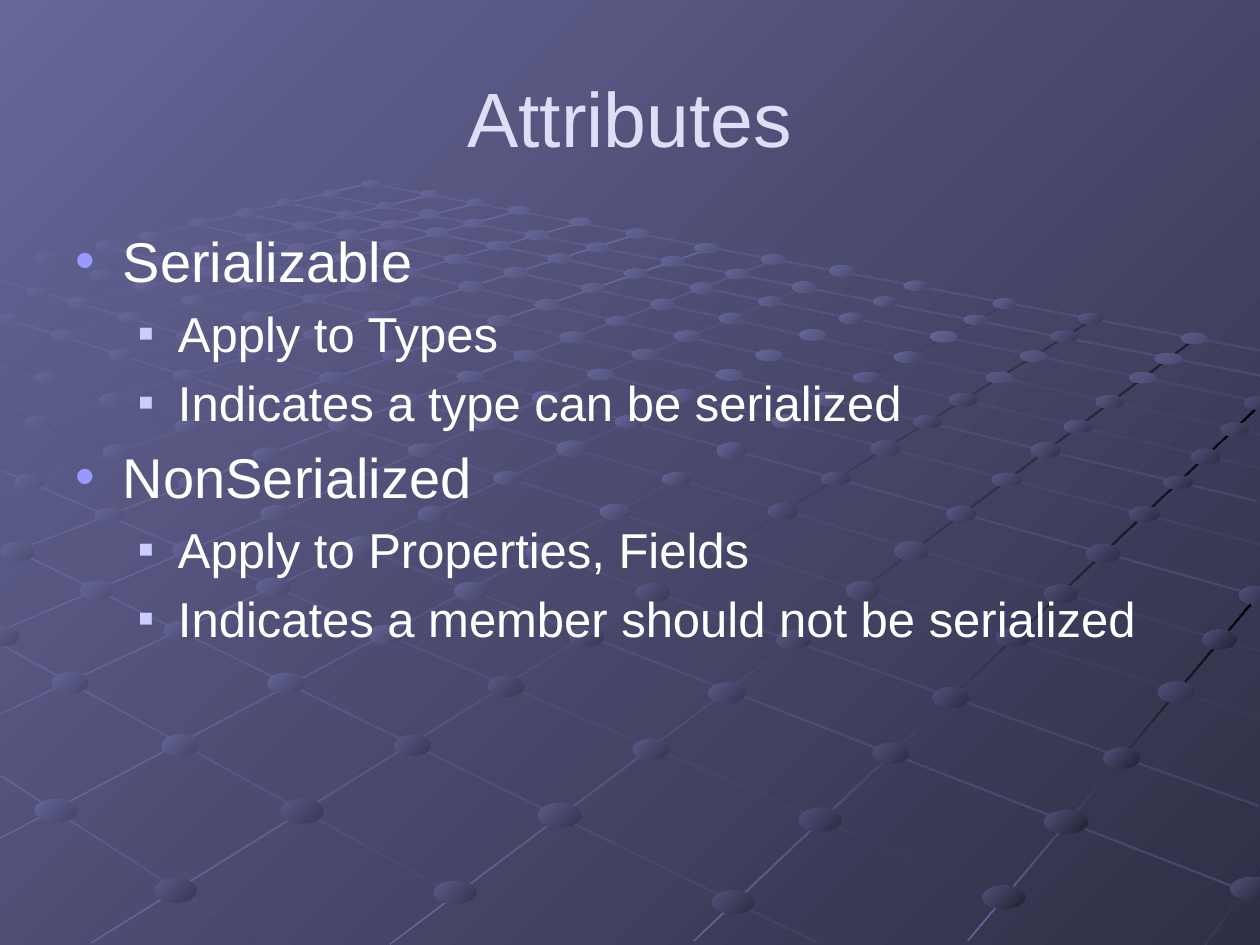
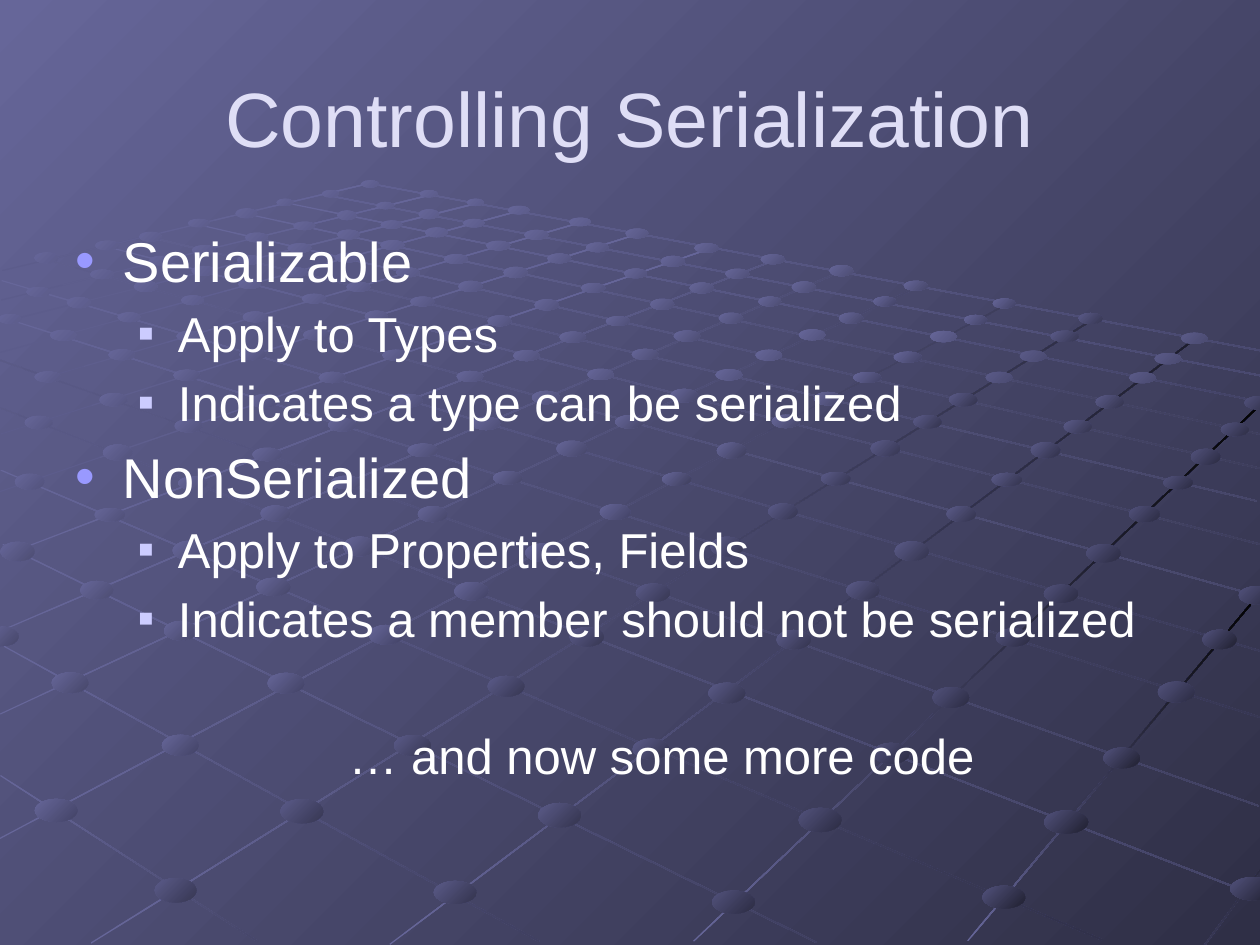
Before and after one commit to gregsohl/.NetSerialization-Presentation, a slide deck: slide 10 of .NET Serialization.pptx (slide 9 before the commit). Drawn at 1260x945 pixels with LibreOffice and Linux fonts; fonts in the diff are those of the drawing. Boxes give left, top, right and bottom in pixels: in the first picture for what was removed or moved away, otherwise in the second. Text is boxed around its words. In the diff, an @@ line names an element or a change of style, - is before the commit and + after.

```diff
--- a/.NET Serialization.pptx
+++ b/.NET Serialization.pptx
@@ title at bbox=[225, 91, 1033, 162]: text changed @@
-Attributes
+Controlling Serialization
@@ text at bbox=[411, 738, 974, 775]: paragraph added @@
+  … and now some more code
```
Also in this commit, not shown: 1 other slide changed, 3 slides added, 8 other files.
